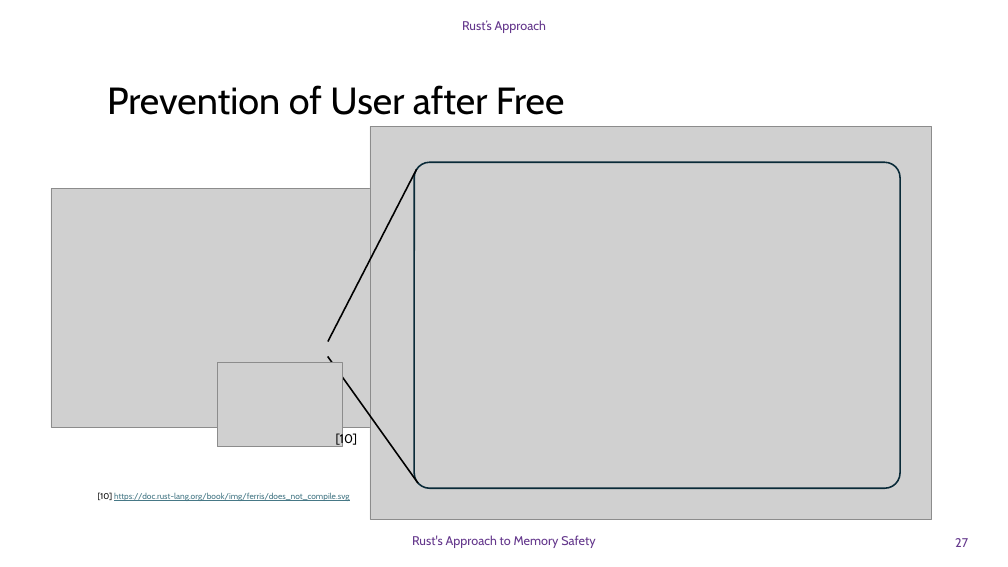
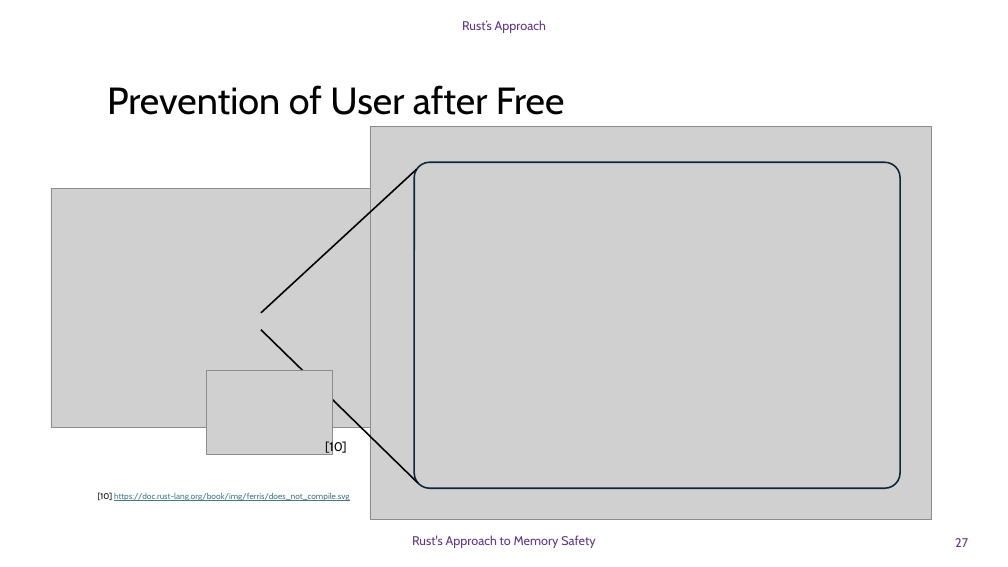
Before and after one commit to DavidGinfo/c-runtime-vs-rust-compiletime, a slide deck: slide 27 of Memory_Safety_Rust.pptx. Drawn at 1008x567 pixels with LibreOffice and Linux fonts; fonts in the diff are those of the drawing; grey boxes stand for pictures; background and template pictures are left out. Boxes give left, top, right and bottom in pixels: in the first picture for what was removed or moved away, otherwise in the second. Text is boxed around its words. In the diff, an @@ line names an element or a change of style, - is before the commit and + after.

```diff
--- a/Memory_Safety_Rust.pptx
+++ b/Memory_Safety_Rust.pptx
@@ line moved from (328, 342) - (417, 169) to (261, 313) - (417, 169) @@
@@ line moved from (327, 357) - (418, 483) to (261, 330) - (418, 483) @@
@@ picture: place and size @@
-picture at [217,362,343,447]
+picture at [206,370,332,454]
@@ text "[10]": place and size @@
-text "[10]" at [336,433,357,447]
+text "[10]" at [325,440,346,454]
```
Also in this commit, not shown: 1 other slide changed, 21 other files.
